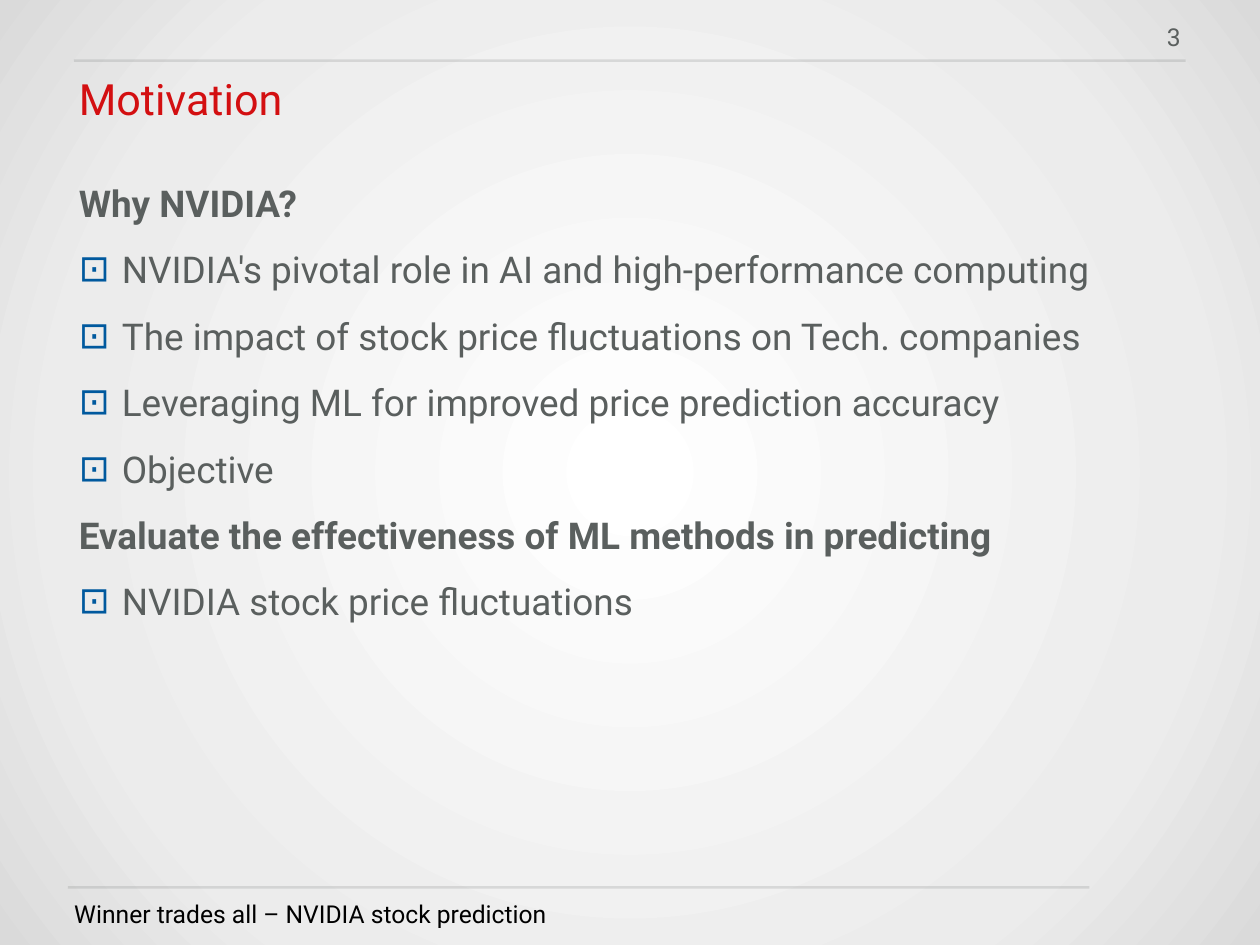
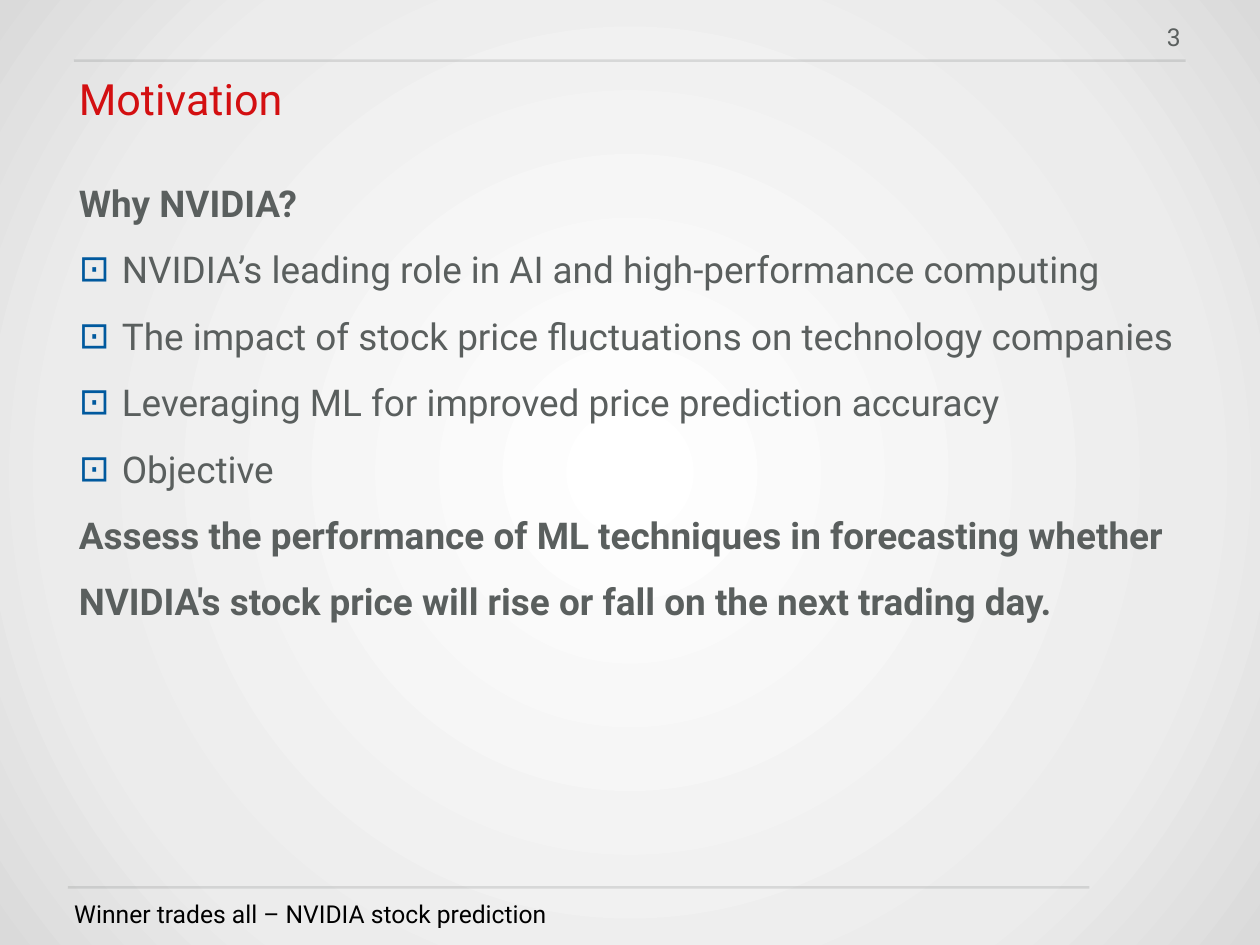
Before and after one commit to HWTeng-Teaching/202409-ML-FinTech, a slide deck: slide 3 of projects/3_Winner trades all – NVIDIA stock prediction.pptx. Drawn at 1260x945 pixels with LibreOffice and Linux fonts; fonts in the diff are those of the drawing; background and template pictures are left out. Boxes give left, top, right and bottom in pixels: in the first picture for what was removed or moved away, otherwise in the second. Text is boxed around its words. In the diff, an @@ line names an element or a change of style, - is before the commit and + after.

```diff
--- a/projects/3_Winner trades all – NVIDIA stock prediction.pptx
+++ b/projects/3_Winner trades all – NVIDIA stock prediction.pptx
@@ text at [122, 255, 1173, 358]: text changed @@
-⊡ NVIDIA's pivotal role in AI and high-performance computing
-⊡ The impact of stock price fluctuations on Tech. companies
+⊡ NVIDIA’s leading role in AI and high-performance computing
+⊡ The impact of stock price fluctuations on technology companies
@@ text at [79, 521, 1162, 623]: text changed @@
-Evaluate the effectiveness of ML methods in predicting
-⊡ NVIDIA stock price fluctuations
+Assess the performance of ML techniques in forecasting whether NVIDIA's stock price will rise or fall on the next trading day.
```
Also in this commit, not shown: 1 other slide changed.
